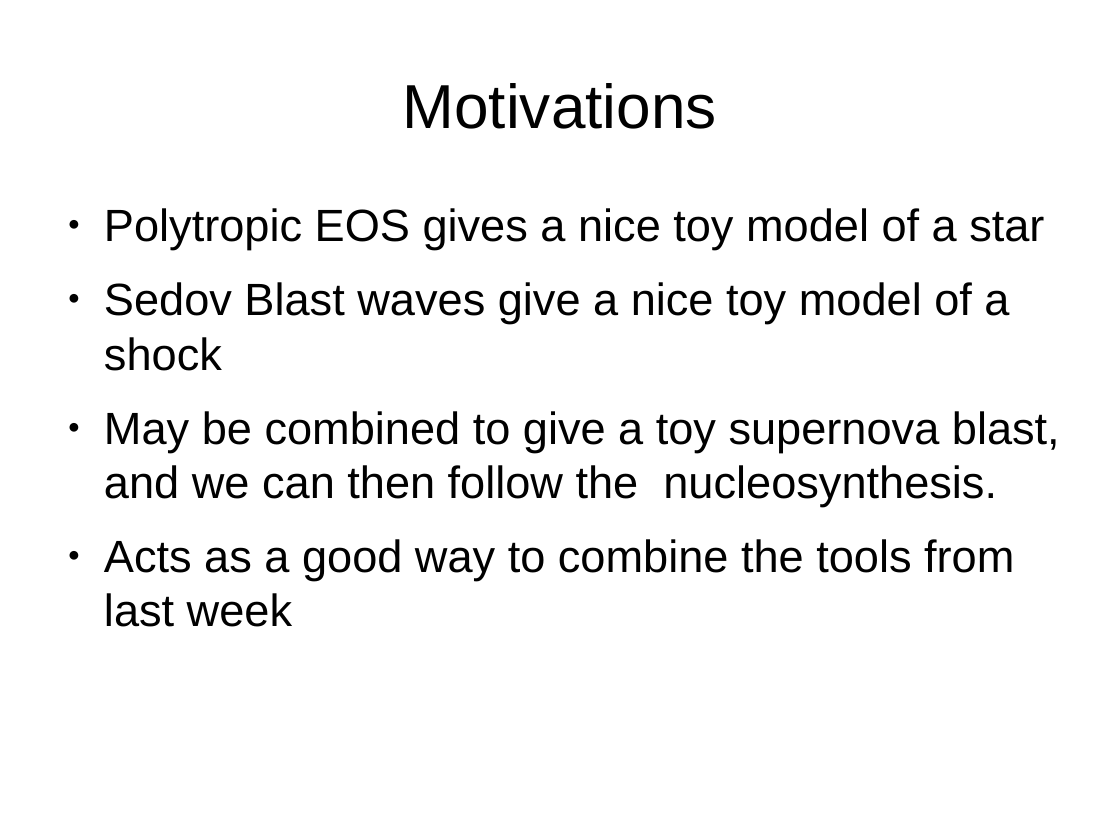
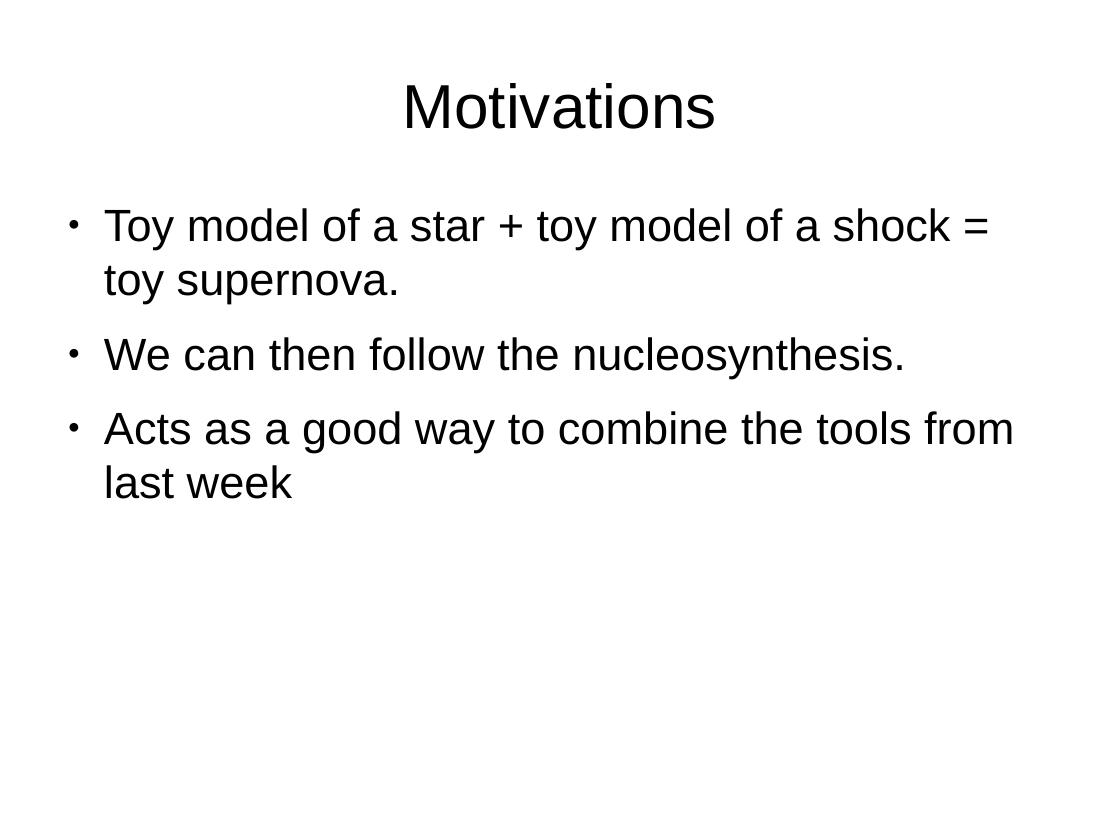
Before and after one commit to KJCook/sedov-solution, a slide deck: slide 2 of presentation.odp. Drawn at 1120x840 pixels with LibreOffice and Linux fonts; fonts in the diff are those of the drawing. Boxes give left, top, right and bottom in pixels: in the first picture for what was removed or moved away, otherwise in the second. Text is boxed around its words. In the diff, an @@ line names an element or a change of style, - is before the commit and + after.

```diff
--- a/presentation.odp
+++ b/presentation.odp
@@ text at [104,208,951,378]: text changed @@
-● Polytropic EOS gives a nice toy model of a star
-● Sedov Blast waves give a nice toy model of a shock
-● May be combined to give a toy supernova blast, and we can then follow the nucleosynthesis.
+● Toy model of a star + toy model of a shock = toy supernova.
+● We can then follow the nucleosynthesis.
```
Also in this commit, not shown: 6 other slides changed, 10 slides added, 4 slides removed.
